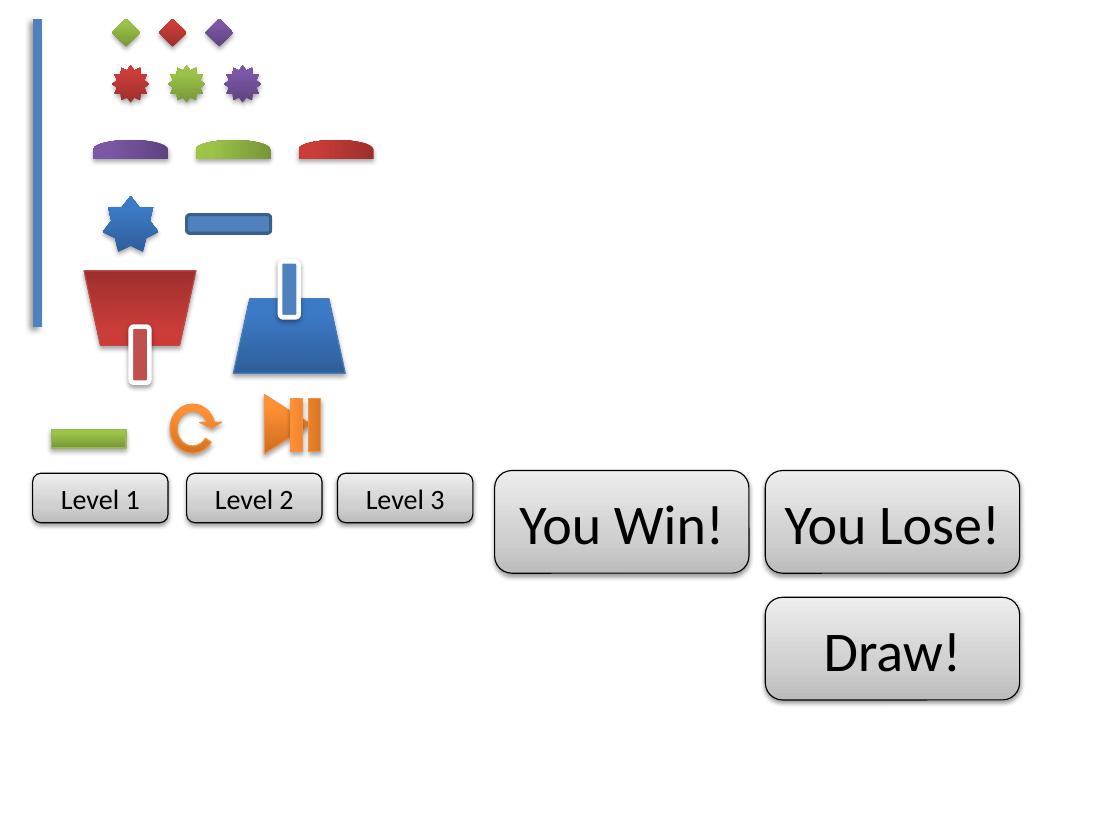
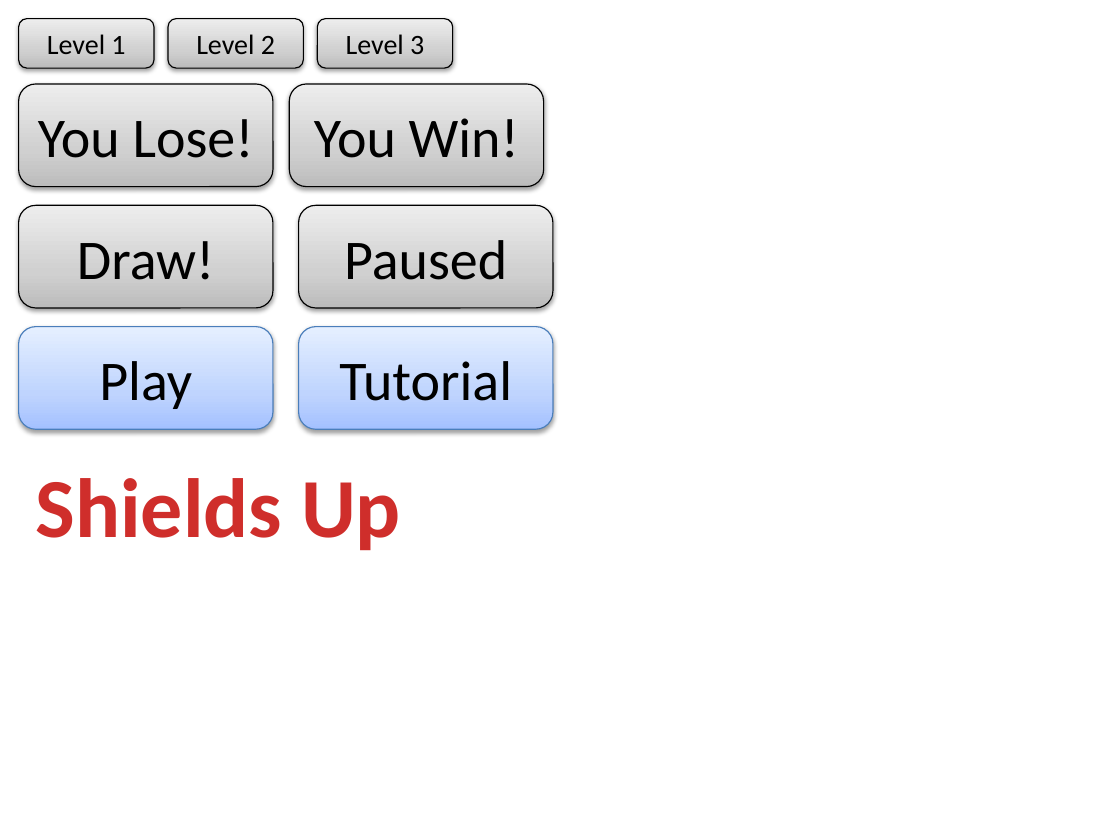
Before and after one commit to farazpu/shields-up, a slide deck: slide 7 of ShieldsUp/objects.pptx (slide 1 before the commit). Drawn at 1120x840 pixels with LibreOffice and Linux fonts; fonts in the diff are those of the drawing. Boxes give left, top, right and bottom in pixels: in the first picture for what was removed or moved away, otherwise in the second. Text is boxed around its words. In the diff, an @@ line names an element or a change of style, - is before the commit and + after.

Commit message:
Added welcome screen and small tutorial

```diff
--- a/ShieldsUp/objects.pptx
+++ b/ShieldsUp/objects.pptx
@@ rounded rectangle "Level 1" moved from (x1=32, y1=474, x2=168, y2=523) to (x1=19, y1=19, x2=155, y2=68) @@
@@ line removed from (37, 19) to (37, 327) @@
@@ diamond removed at (x1=112, y1=19, x2=140, y2=47) @@
@@ diamond removed at (x1=159, y1=19, x2=187, y2=47) @@
@@ rounded rectangle "Level 2" moved from (x1=187, y1=474, x2=323, y2=523) to (x1=168, y1=19, x2=304, y2=68) @@
@@ diamond removed at (x1=205, y1=19, x2=233, y2=47) @@
@@ rounded rectangle "Level 3" moved from (x1=337, y1=474, x2=473, y2=523) to (x1=317, y1=19, x2=452, y2=68) @@
@@ rounded rectangle "You Lose!" moved from (x1=765, y1=470, x2=1019, y2=573) to (x1=19, y1=84, x2=273, y2=187) @@
@@ star removed at (x1=112, y1=65, x2=149, y2=102) @@
@@ star removed at (x1=168, y1=65, x2=205, y2=102) @@
@@ star removed at (x1=224, y1=65, x2=261, y2=102) @@
@@ rounded rectangle "You Win!" moved from (x1=495, y1=470, x2=749, y2=573) to (x1=289, y1=84, x2=543, y2=187) @@
@@ flow chart delay removed at (x1=93, y1=140, x2=168, y2=159) @@
@@ flow chart delay removed at (x1=196, y1=140, x2=271, y2=159) @@
@@ flow chart delay removed at (x1=299, y1=140, x2=374, y2=159) @@
@@ rounded rectangle "Draw!" moved from (x1=765, y1=597, x2=1019, y2=700) to (x1=19, y1=205, x2=273, y2=308) @@
@@ star removed at (x1=103, y1=196, x2=159, y2=252) @@
@@ rounded rectangle added at (x1=299, y1=205, x2=553, y2=308), fill gradient #BDBDBD to #D1D1D1 to #EEEEEE, outline #000000 0.75 pt, 36 pt, text #000000 @@
+Paused
@@ rounded rectangle removed at (x1=187, y1=215, x2=271, y2=234) @@
@@ rounded rectangle removed at (x1=280, y1=261, x2=299, y2=317) @@
@@ trapezoid removed at (x1=84, y1=271, x2=196, y2=346) @@
@@ trapezoid removed at (x1=233, y1=299, x2=345, y2=374) @@
@@ rounded rectangle added at (x1=19, y1=327, x2=273, y2=430), fill gradient #A4C4FF to #BFD4FF to #E6EEFF, outline #4B7EBC 0.75 pt, 36 pt, text #000000 @@
+Play
@@ rounded rectangle removed at (x1=131, y1=327, x2=150, y2=383) @@
@@ rounded rectangle added at (x1=299, y1=327, x2=553, y2=430), fill gradient #A4C4FF to #BFD4FF to #E6EEFF, outline #4B7EBC 0.75 pt, 36 pt, text #000000 @@
+Tutorial
@@ circular arrow removed at (x1=162, y1=396, x2=223, y2=460) @@
@@ pentagon arrow removed at (x1=264, y1=394, x2=310, y2=454) @@
@@ math equal removed at (x1=280, y1=390, x2=332, y2=461) @@
@@ rectangle removed at (x1=52, y1=429, x2=127, y2=448) @@
@@ text added at (x1=36, y1=478, x2=401, y2=551), 54 pt, text gradient #FC7C7A to #D02F2C to #C70500, bold @@
+Shields Up
```
Also in this commit, not shown: 7 slides added, 33 other files.
